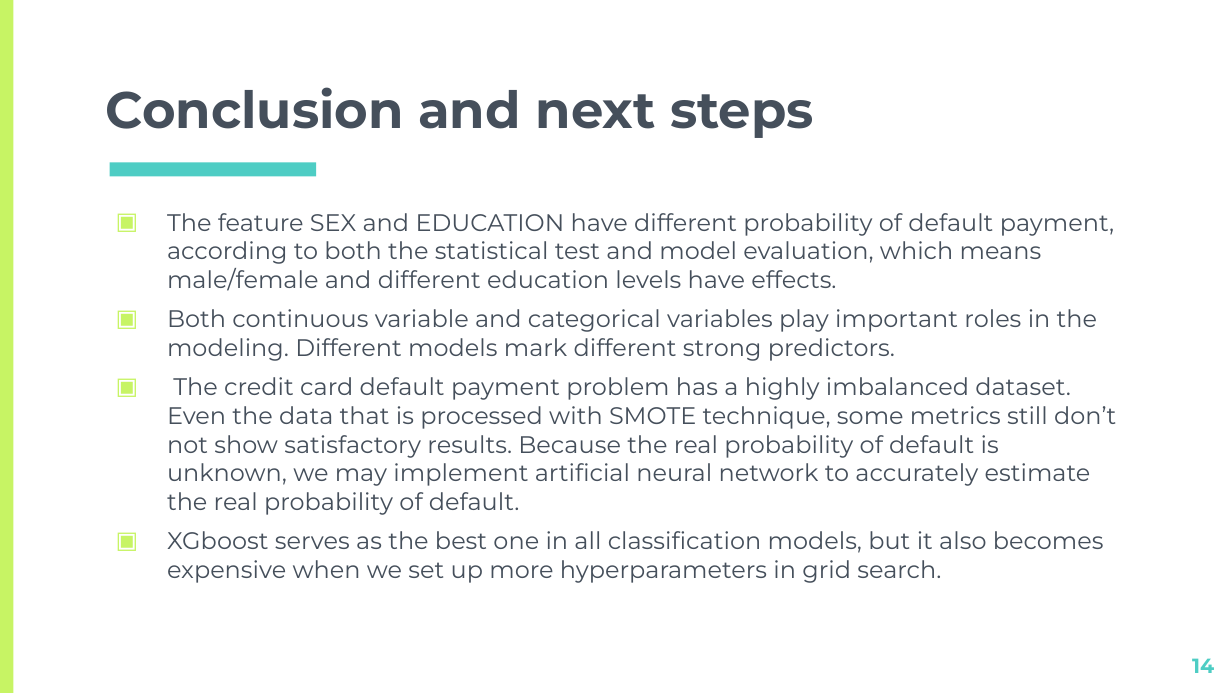
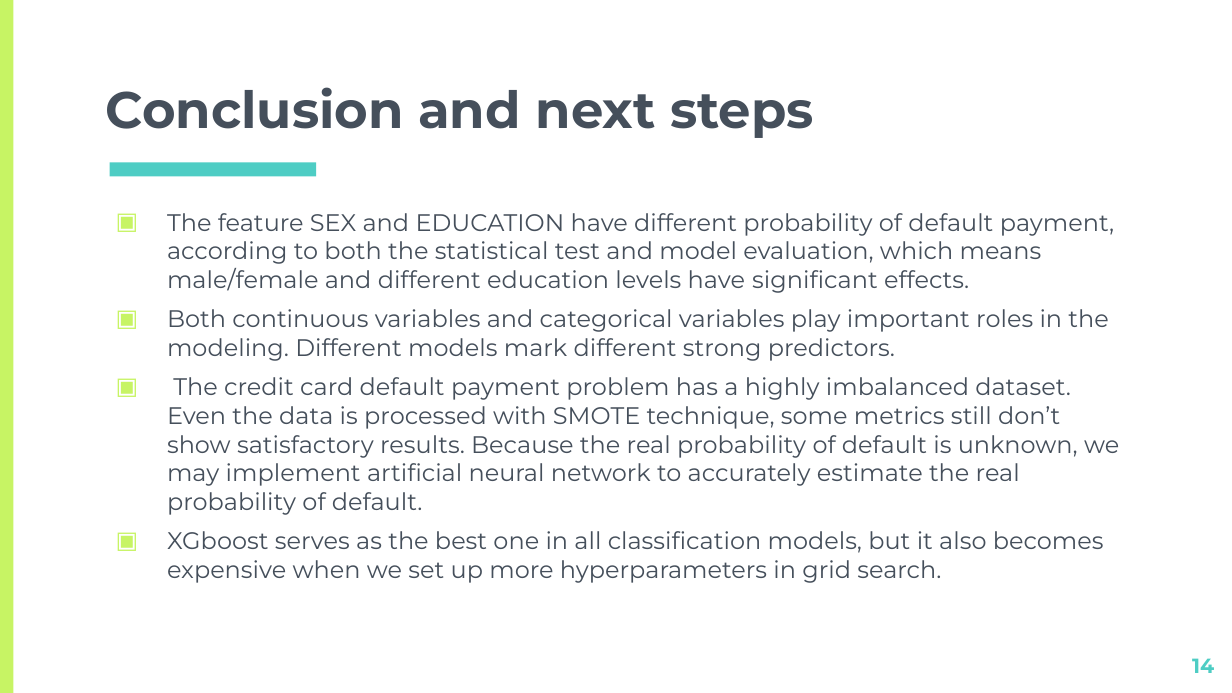
Before and after one commit to ghcn345/Credit-Card-Default-Prediction, a slide deck: slide 14 of data/CreditPP.pptx. Drawn at 1232x693 pixels with LibreOffice and Linux fonts; fonts in the diff are those of the drawing. Boxes give left, top, right and bottom in pixels: in the first picture for what was removed or moved away, otherwise in the second. Text is boxed around its words. In the diff, an @@ line names an element or a change of style, - is before the commit and + after.

Commit message:
pptx

```diff
--- a/data/CreditPP.pptx
+++ b/data/CreditPP.pptx
@@ text at (x1=167, y1=213, x2=1119, y2=515): text changed @@
-▣ The feature SEX and EDUCATION have different probability of default payment, according to both the statistical test and model evaluation, which means male/female and different education levels have effects.
-▣ Both continuous variable and categorical variables play important roles in the modeling. Different models mark different strong predictors.
-▣ The credit card default payment problem has a highly imbalanced dataset. Even the data that is processed with SMOTE technique, some metrics still don’t not show satisfactory results. Because the real probability of default is unknown, we may implement artificial neural network to accurately estimate the real probability of default.
+▣ The feature SEX and EDUCATION have different probability of default payment, according to both the statistical test and model evaluation, which means male/female and different education levels have significant effects.
+▣ Both continuous variables and categorical variables play important roles in the modeling. Different models mark different strong predictors.
+▣ The credit card default payment problem has a highly imbalanced dataset. Even the data is processed with SMOTE technique, some metrics still don’t show satisfactory results. Because the real probability of default is unknown, we may implement artificial neural network to accurately estimate the real probability of default.
```
Also in this commit, not shown: 2 other slides changed, 1 other file.
